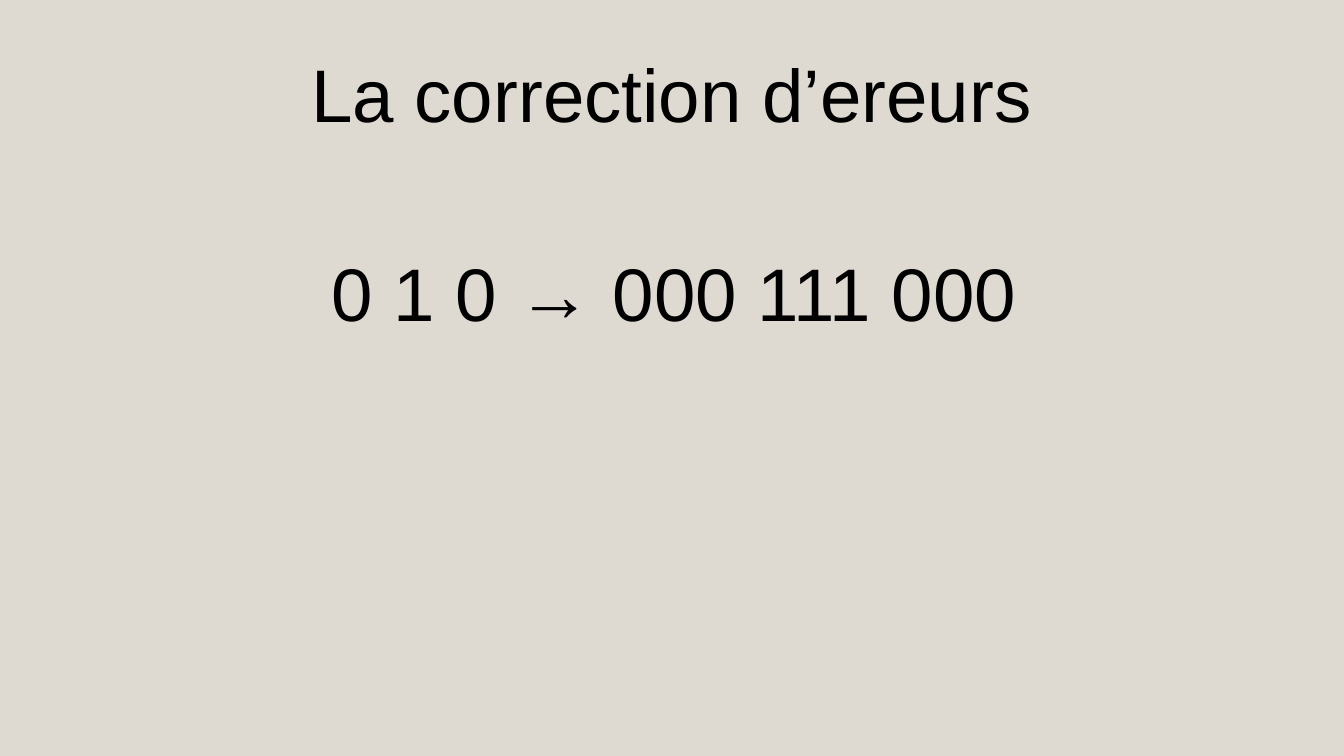
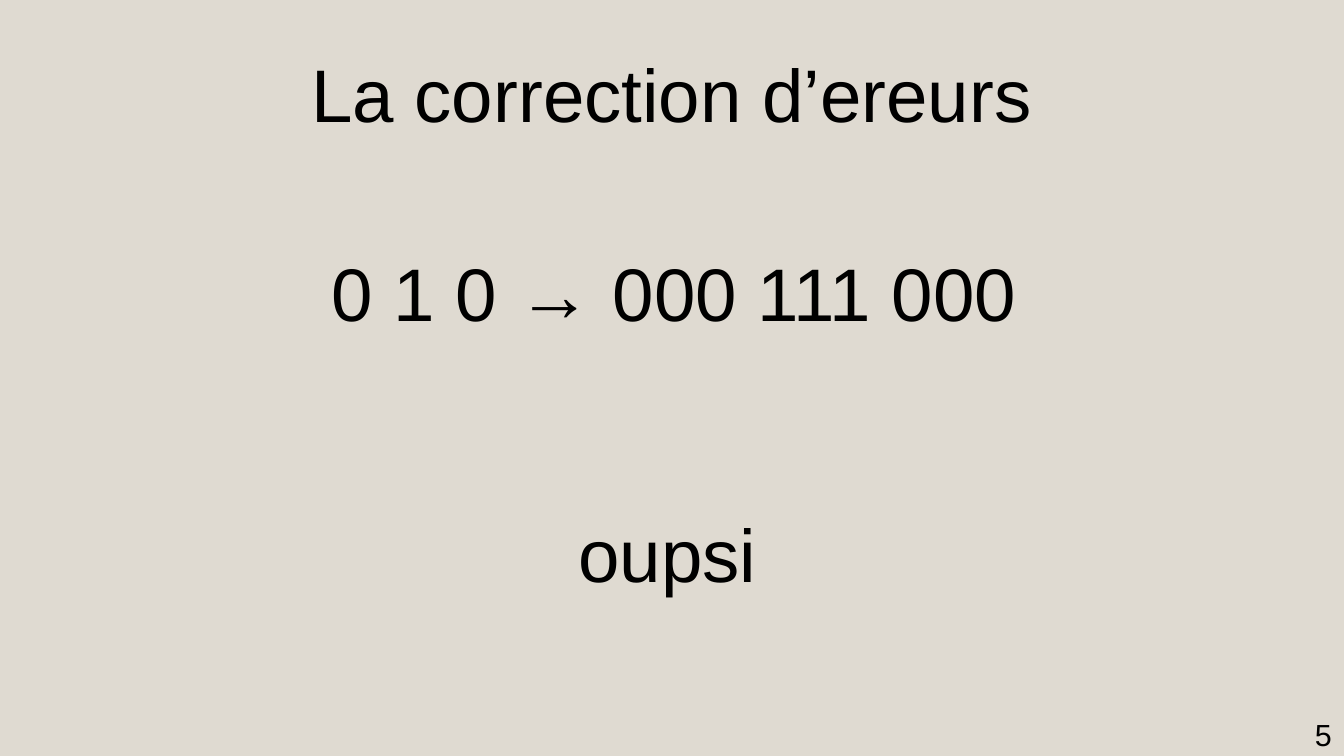
Before and after one commit to AmdaU/presentations, a slide deck: slide 5 of Seminaire/Seminaire.odp. Drawn at 1344x756 pixels with LibreOffice and Linux fonts; fonts in the diff are those of the drawing. Boxes give left, top, right and bottom in pixels: in the first picture for what was removed or moved away, otherwise in the second. Text is boxed around its words. In the diff, an @@ line names an element or a change of style, - is before the commit and + after.

```diff
--- a/Seminaire/Seminaire.odp
+++ b/Seminaire/Seminaire.odp
@@ title added at (578, 528, 756, 596), 44 pt, text #000000 @@
+oupsi
@@ page number added at (1315, 725, 1332, 747), 18 pt, text #000000 @@
+5
```
Also in this commit, not shown: 24 other slides changed, 5 slides added, 3 slides removed, 27 other files.
